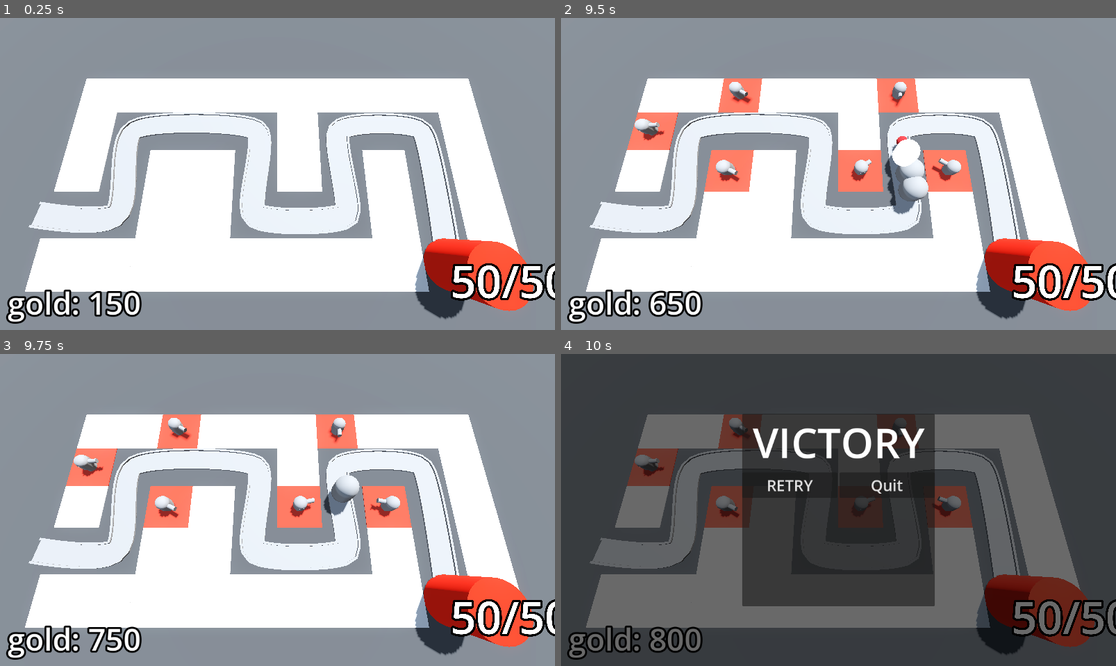
Above: before the commit, frames 1-4 (two rows, left to right).
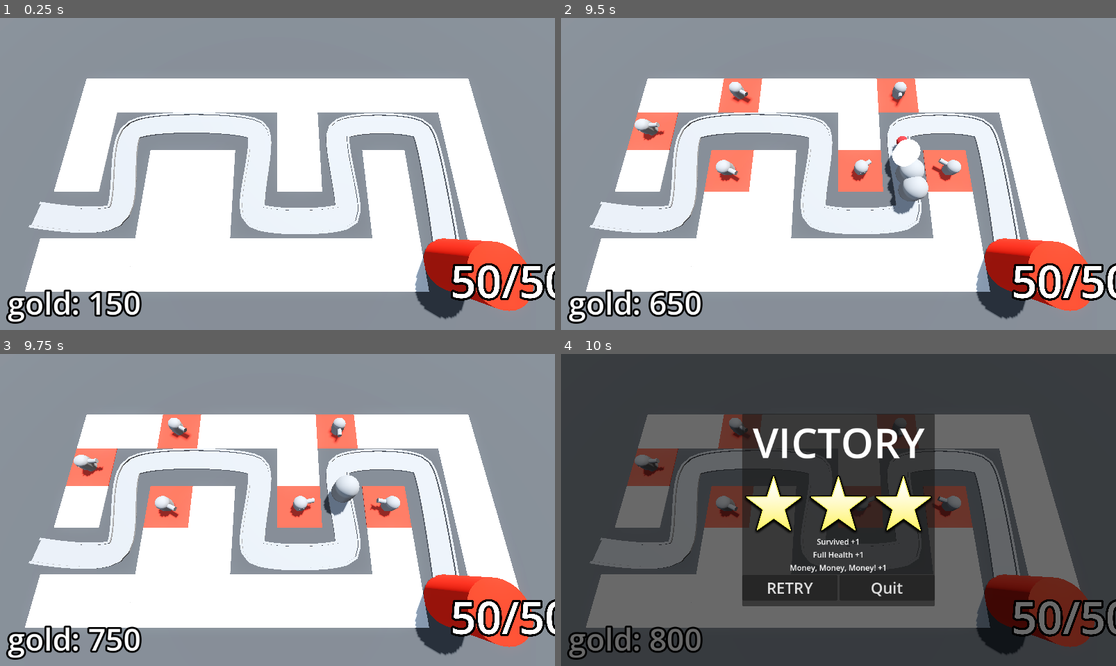
Above: after the commit, the same moments.

Repository: Bzparkes/BarbarianBlaster
Game: Godot game, scene res://BaseLevel.tscn
Same seed, same stepped clock (60 frames per second), same inputs: the game is played once before the commit and once after it.
Inputs (mouse positions are in pixels of both pictures, inside the frame that each line leads up to):
- Up to frame 1 (0.25 s): no input
- Up to frame 2 (9.5 s): move the mouse to (960, 158) at 0.52 s; press the mouse at (960, 158) at 0.53 s; move the mouse to (727, 189) at 1.27 s; release the mouse at (727, 189) at 1.28 s; click (727, 189) at 1.35 s; move the mouse to (894, 105) at 2.02 s; press the mouse at (894, 105) at 2.03 s; move the mouse to (810, 236) at 2.77 s; release the mouse at (810, 236) at 2.78 s; click (810, 236) at 2.85 s; move the mouse to (1005, 220) at 3.52 s; press the mouse at (1005, 220) at 3.53 s; move the mouse to (672, 127) at 4.27 s; release the mouse at (672, 127) at 4.28 s; click (672, 127) at 4.35 s; move the mouse to (866, 174) at 5.02 s; press the mouse at (866, 174) at 5.03 s; move the mouse to (755, 96) at 5.77 s; release the mouse at (755, 96) at 5.78 s; click (755, 96) at 5.85 s; move the mouse to (960, 158) at 6.52 s; press the mouse at (960, 158) at 6.53 s; move the mouse to (727, 189) at 7.27 s; release the mouse at (727, 189) at 7.28 s; click (727, 189) at 7.35 s; move the mouse to (894, 105) at 8.02 s; press the mouse at (894, 105) at 8.03 s; move the mouse to (810, 236) at 8.77 s; release the mouse at (810, 236) at 8.78 s; click (810, 236) at 8.85 s
- Up to frame 3 (9.75 s): move the mouse to (444, 556) at 9.52 s; press the mouse at (444, 556) at 9.53 s
- Up to frame 4 (10 s): no input

Frames 1-3 are identical in both runs. In frame 4, 3.2% of the frame differs, in the area x 33-67%, y 38-78%.

Commit message:
Finished victory screen and star rating, as well as importing assets for the game

Diff:
--- a/UserInterface/victory_layer.gd
+++ b/UserInterface/victory_layer.gd
@@ -1,8 +1,25 @@
 extends CanvasLayer
+
+@onready var star_1: TextureRect = %Star1
+@onready var star_2: TextureRect = %Star2
+@onready var star_3: TextureRect = %Star3
+@onready var health_label: Label = %HealthLabel
+@onready var money_label: Label = %MoneyLabel
+
+@onready var base = get_tree().get_first_node_in_group("base")
+@onready var bank = get_tree().get_first_node_in_group("bank")
+
+func victory() -> void:
+	visible = true
+	if base.maximum_health == base.current_health:
+		star_2.modulate = Color.WHITE
+		health_label.visible = true
+	if bank.gold >= 500:
+		star_3.modulate = Color.WHITE
+		money_label.visible = true
 
 func _on_retry_button_pressed() -> void:
 	get_tree().reload_current_scene()
 
-
 func _on_quit_button_pressed() -> void:
 	get_tree().quit()
--- a/UserInterface/victory_layer.tscn
+++ b/UserInterface/victory_layer.tscn
@@ -1,6 +1,7 @@
-[gd_scene load_steps=3 format=3 uid="uid://br7goocsrghxf"]
+[gd_scene load_steps=4 format=3 uid="uid://br7goocsrghxf"]
 
 [ext_resource type="Script" uid="uid://da72ddpuno7hw" path="res://UserInterface/victory_layer.gd" id="1_6k6vd"]
+[ext_resource type="Texture2D" uid="uid://bgjs3rjcj26gk" path="res://Assets/star.png" id="2_rt5eh"]
 
 [sub_resource type="LabelSettings" id="LabelSettings_veim5"]
 font_size = 86
@@ -36,6 +37,57 @@
 label_settings = SubResource("LabelSettings_veim5")
 horizontal_alignment = 1
 
+[node name="StarContainer" type="HBoxContainer" parent="CenterContainer/PanelContainer/VBoxContainer"]
+layout_mode = 2
+
+[node name="Star1" type="TextureRect" parent="CenterContainer/PanelContainer/VBoxContainer/StarContainer"]
+unique_name_in_owner = true
+custom_minimum_size = Vector2(128, 128)
+layout_mode = 2
+size_flags_horizontal = 3
+texture = ExtResource("2_rt5eh")
+expand_mode = 2
+stretch_mode = 5
+
+[node name="Star2" type="TextureRect" parent="CenterContainer/PanelContainer/VBoxContainer/StarContainer"]
+unique_name_in_owner = true
+modulate = Color(0, 0, 0, 1)
+custom_minimum_size = Vector2(128, 128)
+layout_mode = 2
+size_flags_horizontal = 3
+texture = ExtResource("2_rt5eh")
+expand_mode = 2
+stretch_mode = 5
+
+[node name="Star3" type="TextureRect" parent="CenterContainer/PanelContainer/VBoxContainer/StarContainer"]
+unique_name_in_owner = true
+modulate = Color(0, 0, 0, 1)
+custom_minimum_size = Vector2(128, 128)
+layout_mode = 2
+size_flags_horizontal = 3
+texture = ExtResource("2_rt5eh")
+expand_mode = 2
+stretch_mode = 5
+
+[node name="Survived" type="Label" parent="CenterContainer/PanelContainer/VBoxContainer"]
+layout_mode = 2
+text = "Survived +1"
+horizontal_alignment = 1
+
+[node name="HealthLabel" type="Label" parent="CenterContainer/PanelContainer/VBoxContainer"]
+unique_name_in_owner = true
+visible = false
+layout_mode = 2
+text = "Full Health +1"
+horizontal_alignment = 1
+
+[node name="MoneyLabel" type="Label" parent="CenterContainer/PanelContainer/VBoxContainer"]
+unique_name_in_owner = true
+visible = false
+layout_mode = 2
+text = "Money, Money, Money! +1"
+horizontal_alignment = 1
+
 [node name="HBoxContainer" type="HBoxContainer" parent="CenterContainer/PanelContainer/VBoxContainer"]
 layout_mode = 2
 
--- a/enemy_path.gd
+++ b/enemy_path.gd
@@ -23,4 +23,4 @@
 			if child is PathFollow3D:
 				return
 		print("You won!")
-		victory_layer.visible = true
+		victory_layer.victory()
Binary file added: Assets/Base.glb
Not shown, added: Assets/Base.glb.import
Binary file added: Assets/Base_Castle-metallic.png-Castle-roughness.png
Not shown, added: Assets/Base_Castle-metallic.png-Castle-roughness.png.import
Binary file added: Assets/Base_castle-colour-palette.png
Not shown, added: Assets/Base_castle-colour-palette.png.import
Binary file added: Assets/Cannon.glb
Not shown, added: Assets/Cannon.glb.import
Binary file added: Assets/Cannon_Castle-metallic.png-Castle-roughness.png
Not shown, added: Assets/Cannon_Castle-metallic.png-Castle-roughness.png.import
Binary file added: Assets/Cannon_castle-colour-palette.png
Not shown, added: Assets/Cannon_castle-colour-palette.png.import
(and 20 more such lines)
